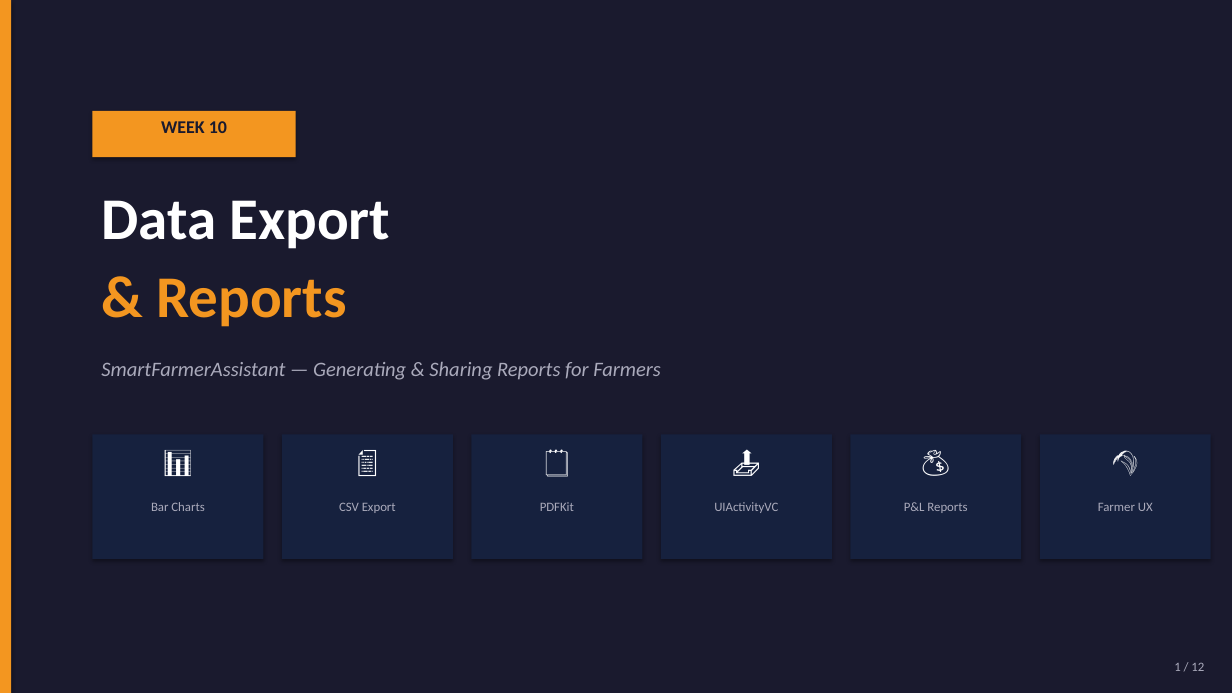
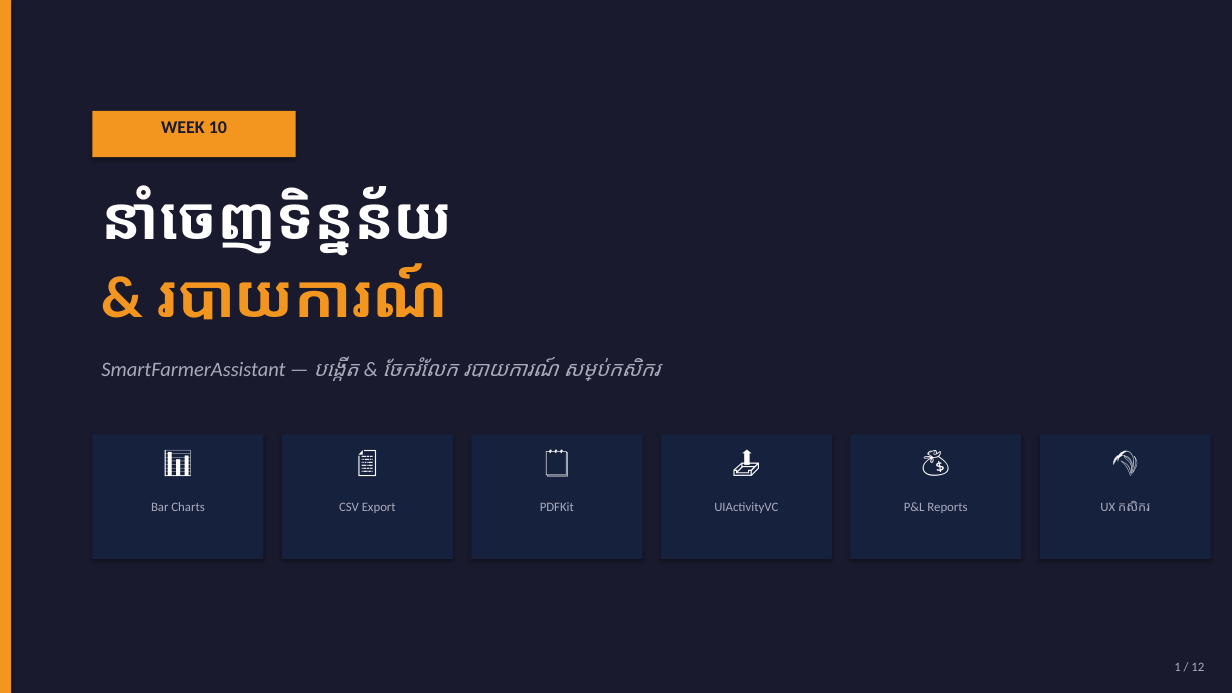
Before and after one commit to NemSothea/SwiftDoc, a slide deck: slide 1 of Week10/Week10_Data_Export_Reports.pptx. Drawn at 1232x693 pixels with LibreOffice and Linux fonts; fonts in the diff are those of the drawing. Boxes give left, top, right and bottom in pixels: in the first picture for what was removed or moved away, otherwise in the second. Text is boxed around its words. In the diff, an @@ line names an element or a change of style, - is before the commit and + after.

```diff
--- a/Week10/Week10_Data_Export_Reports.pptx
+++ b/Week10/Week10_Data_Export_Reports.pptx
@@ text at [101, 185, 452, 254]: text changed @@
-Data Export
+នាំចេញទិន្នន័យ
@@ text at [156, 263, 428, 320]: text changed @@
-& Reports
+& របាយការណ៍
@@ text at [101, 356, 660, 381]: text changed @@
-SmartFarmerAssistant — Generating & Sharing Reports for Farmers
+SmartFarmerAssistant — បង្កើត & ចែករំលែក របាយការណ៍ សម្រាប់កសិករ
@@ text at [1100, 501, 1150, 511]: text changed @@
-Farmer UX
+UX កសិករ
```
Also in this commit, not shown: 11 other slides changed, 21 other files.
